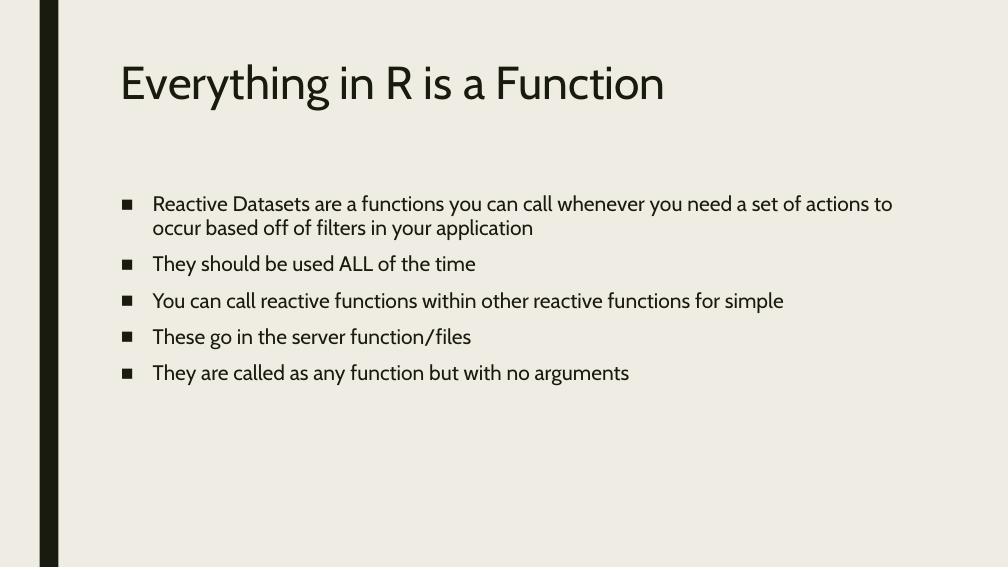
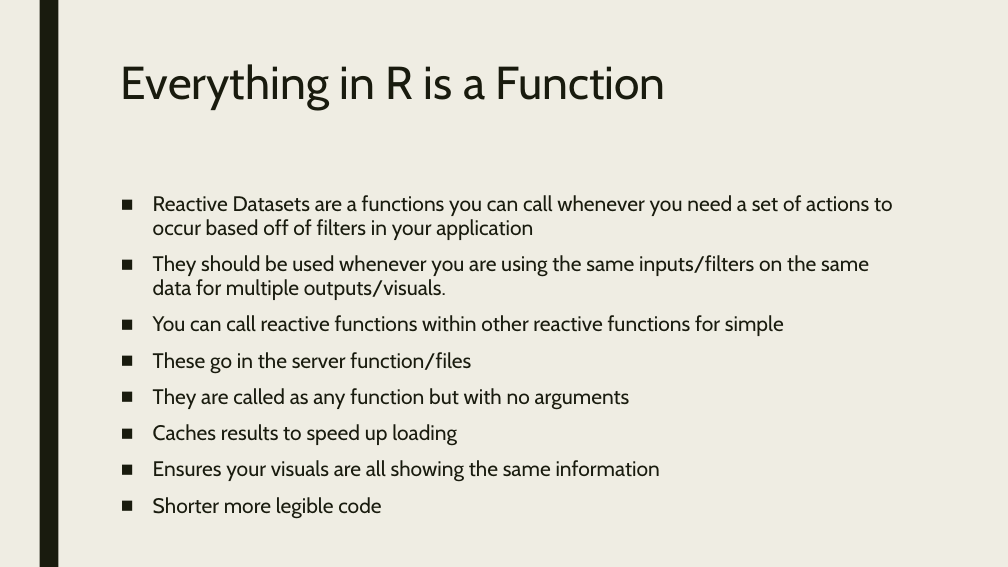
Before and after one commit to RforOperations2018/Class_3, a slide deck: slide 18 of Class_3.pptx. Drawn at 1008x567 pixels with LibreOffice and Linux fonts; fonts in the diff are those of the drawing. Boxes give left, top, right and bottom in pixels: in the first picture for what was removed or moved away, otherwise in the second. Text is boxed around its words. In the diff, an @@ line names an element or a change of style, - is before the commit and + after.

```diff
--- a/Class_3.pptx
+++ b/Class_3.pptx
@@ text at (153,255,869,300): text changed @@
-■ They should be used ALL of the time
+■ They should be used whenever you are using the same inputs/filters on the same data for multiple outputs/visuals.
@@ text at (153,424,660,519): paragraphs added @@
+■ Caches results to speed up loading
+■ Ensures your visuals are all showing the same information
+■ Shorter more legible code
```
Also in this commit, not shown: 1 other slide changed, 1 slide added, 1 other file.
